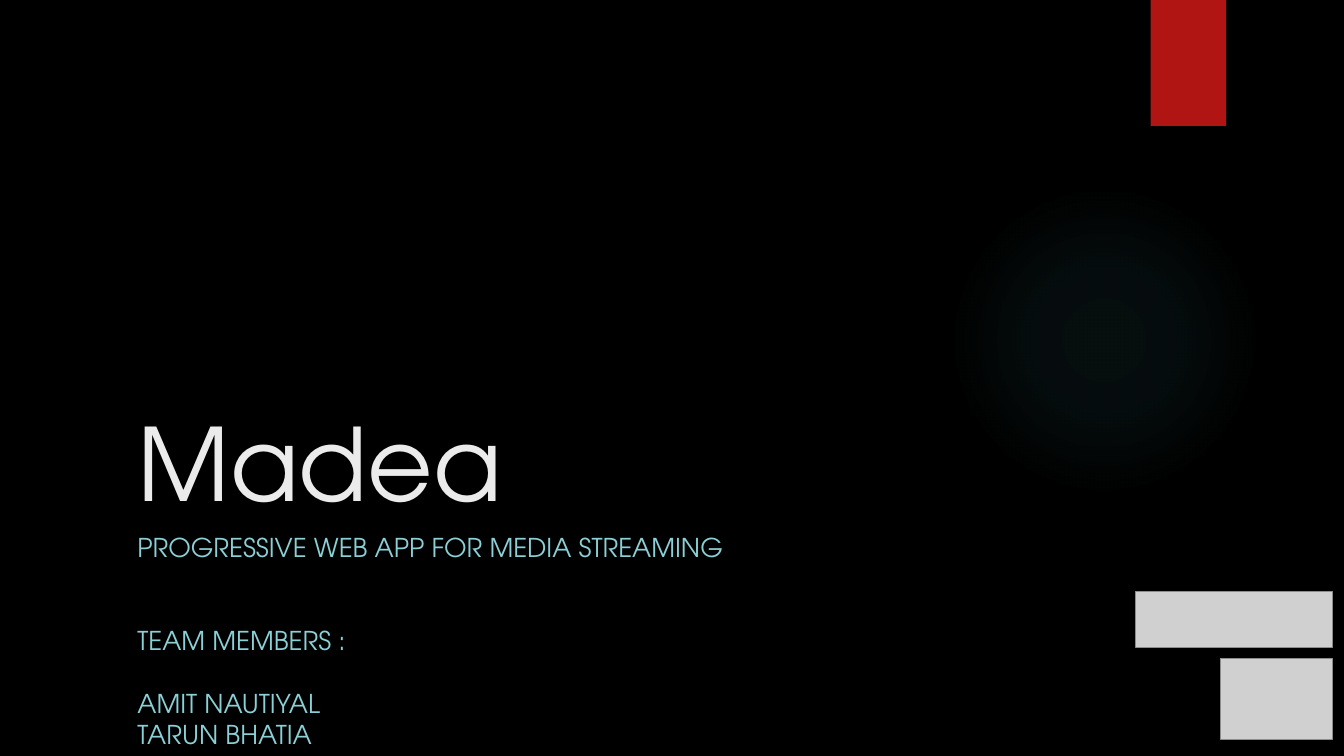
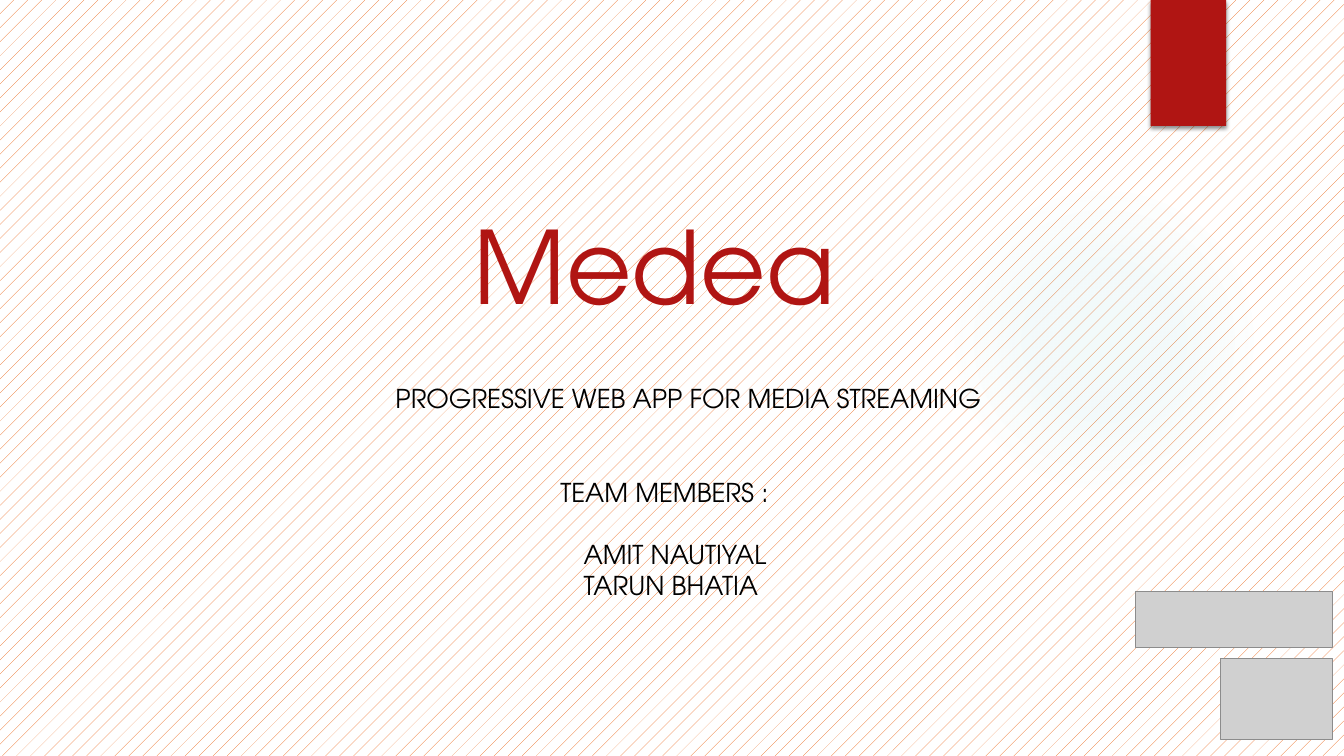
Before and after one commit to NautiyalAmit/Medea, a slide deck: slide 1 of MadeaPresentation_1.pptx. Drawn at 1344x756 pixels with LibreOffice and Linux fonts; fonts in the diff are those of the drawing; grey boxes stand for pictures; background and template pictures are left out. Boxes give left, top, right and bottom in pixels: in the first picture for what was removed or moved away, otherwise in the second. Text is boxed around its words. In the diff, an @@ line names an element or a change of style, - is before the commit and + after.

```diff
--- a/MadeaPresentation_1.pptx
+++ b/MadeaPresentation_1.pptx
@@ background picture (left out) to pattern #EA6312 on #FFFFFF @@
@@ title at <box>473,199,835,350</box>: text changed; text colour #EBEBEB to #B01513 @@
-Madea
+Medea
@@ subtitle "PROGRESSIVE WEB APP FOR MEDIA ...": place and size @@
-subtitle "PROGRESSIVE WEB APP FOR MEDIA ..." at <box>137,537,723,745</box>
+subtitle "PROGRESSIVE WEB APP FOR MEDIA ..." at <box>395,382,981,607</box>
@@ subtitle "PROGRESSIVE WEB APP FOR MEDIA ..." at <box>395,382,981,607</box>: text colour #8AD0D6 to #000000 @@
```
Also in this commit, not shown: 2 slides added, 11 slides removed, 47 other files.
